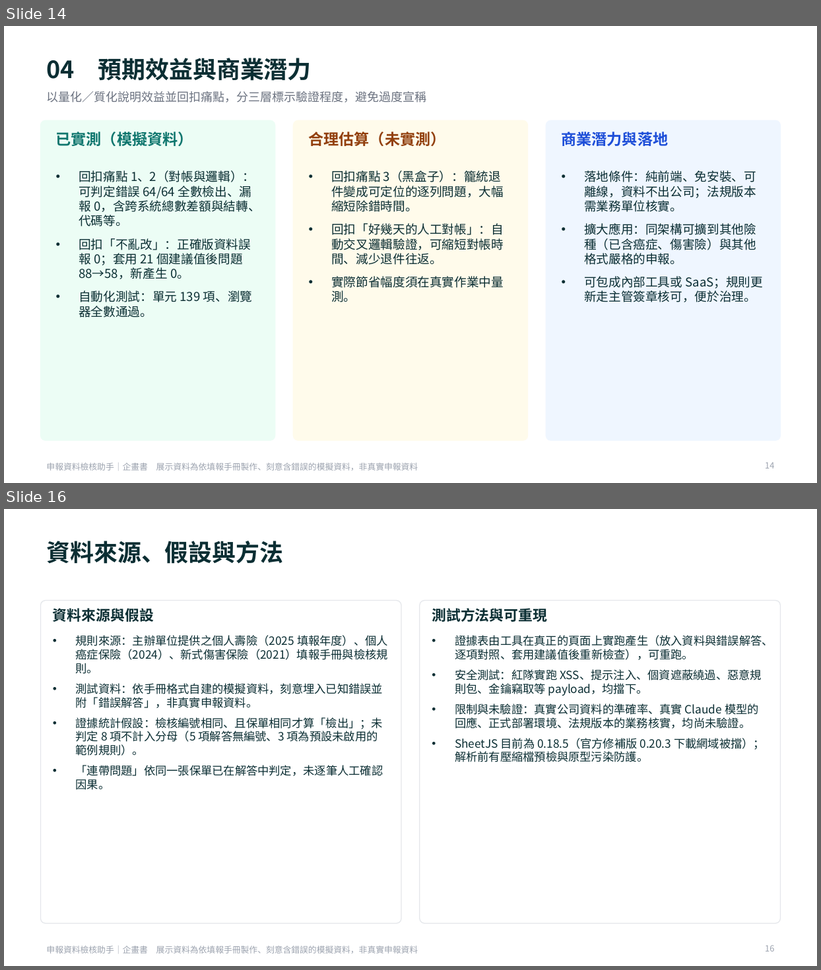
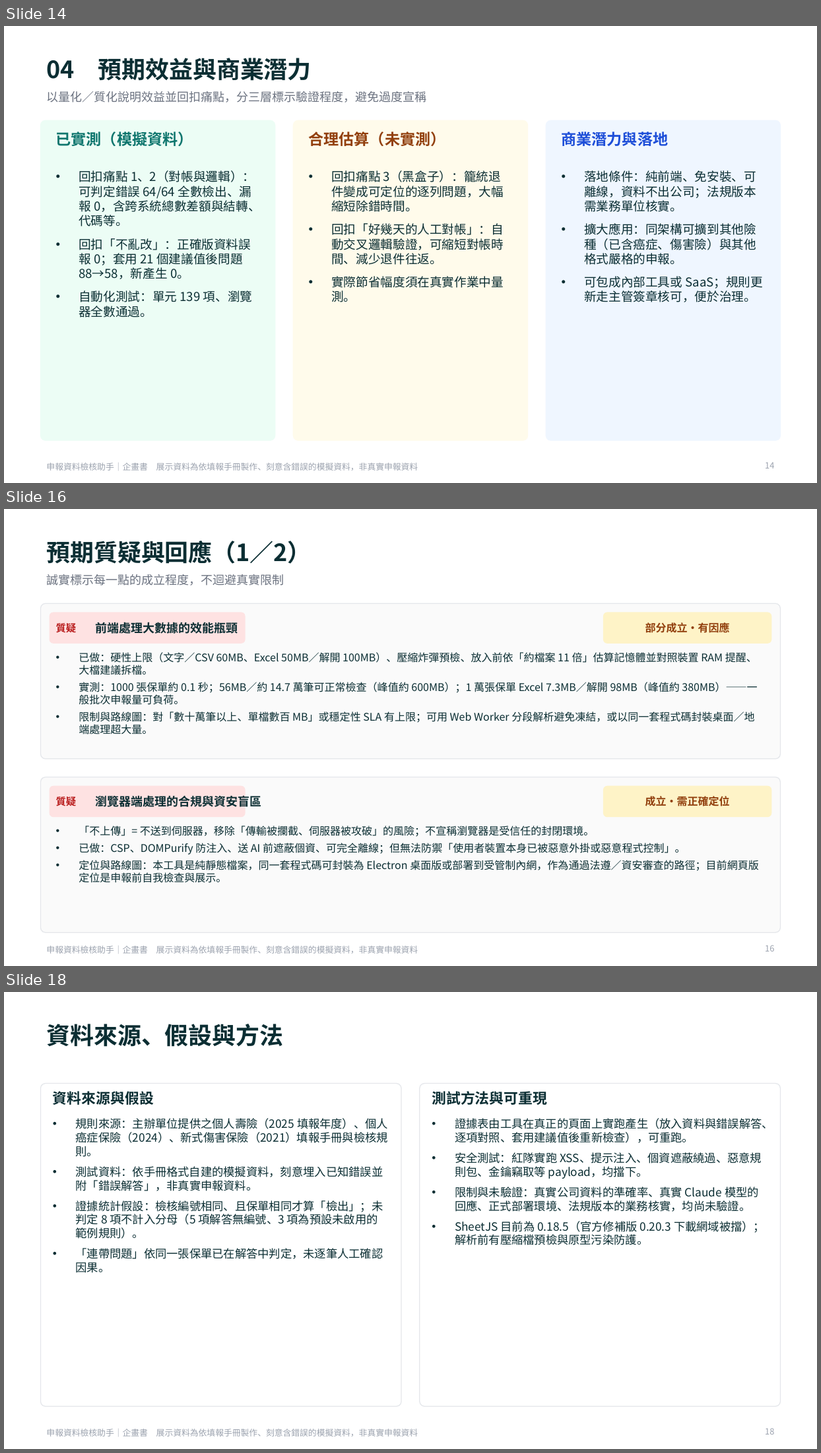
Before and after one commit to p7w97cjtdf-dot/-, a slide deck: docs/evidence/proposal.pptx. Shown one above the other, each under a label of ours: slides 14 and 16 before the commit, slides 14, 16 and 18 after it; the slides between them are not shown. The pictures are 821x970 and 821x1453 pixels, drawn with LibreOffice and Linux fonts; fonts in the diff are those of the drawing. Boxes give left, top, right and bottom in pixels: in the first picture for what was removed or moved away, otherwise in the second. Text is boxed around its words. In the diff, an @@ line names an element or a change of style, - is before the commit and + after.

```diff
--- a/docs/evidence/proposal.pptx
+++ b/docs/evidence/proposal.pptx
@@ slide 16 added at bbox=[4, 509, 817, 966], background #FFFFFF; not listed: 1 template element that a slide beside it also shows @@
@@ title added at bbox=[47, 541, 312, 564], 28 pt, text #0B2E33, bold @@
+預期質疑與回應（1／2）
@@ text added at bbox=[47, 574, 284, 586], 14 pt, text #6B7280 @@
+誠實標示每一點的成立程度，不迴避真實限制
@@ rounded rectangle added at bbox=[40, 603, 781, 759], fill #FAFAFA, outline #E5E7EB 1 pt @@
@@ rounded rectangle added at bbox=[50, 613, 245, 643], fill #FEE2E2, outline #FEE2E2 1 pt @@
@@ text added at bbox=[56, 621, 77, 634], 12 pt, text #B91C1C, bold @@
+質疑
@@ text added at bbox=[96, 623, 238, 634], 14 pt, text #0B2E33, bold @@
+前端處理大數據的效能瓶頸
@@ rounded rectangle added at bbox=[604, 613, 772, 643], fill #FEF3C7, outline #FEF3C7 1 pt @@
@@ text added at bbox=[646, 623, 730, 633], 12.5 pt, text #92400E, bold @@
+部分成立・有因應
@@ text added at bbox=[79, 652, 757, 735], 12.5 pt, text #0B2E33 @@
+• 已做：硬性上限（文字／CSV 60MB、Excel 50MB／解開 100MB）、壓縮炸彈預檢、放入前依「約檔案 11 倍」估算記憶體並對照裝置 RAM 提醒、大檔建議拆檔。
+• 實測：1000 張保單約 0.1 秒；56MB／約 14.7 萬筆可正常檢查（峰值約 600MB）；1 萬張保單 Excel 7.3MB／解開 98MB（峰值約 380MB）——一般批次申報量可負荷。
+• 限制與路線圖：對「數十萬筆以上、單檔數百 MB」或穩定性 SLA 有上限；可用 Web Worker 分段解析避免凍結，或以同一套程式碼封裝桌面／地端處理超大量。
@@ rounded rectangle added at bbox=[40, 778, 781, 933], fill #FAFAFA, outline #E5E7EB 1 pt @@
@@ rounded rectangle added at bbox=[50, 787, 245, 817], fill #FEE2E2, outline #FEE2E2 1 pt @@
@@ text added at bbox=[56, 795, 77, 809], 12 pt, text #B91C1C, bold @@
+質疑
@@ text added at bbox=[96, 795, 262, 807], 14 pt, text #0B2E33, bold @@
+瀏覽器端處理的合規與資安盲區
@@ rounded rectangle added at bbox=[604, 787, 772, 817], fill #FEF3C7, outline #FEF3C7 1 pt @@
@@ text added at bbox=[646, 796, 730, 807], 12.5 pt, text #92400E, bold @@
+成立・需正確定位
@@ text added at bbox=[79, 826, 759, 883], 12.5 pt, text #0B2E33 @@
+• 「不上傳」= 不送到伺服器，移除「傳輸被攔截、伺服器被攻破」的風險；不宣稱瀏覽器是受信任的封閉環境。
+• 已做：CSP、DOMPurify 防注入、送 AI 前遮蔽個資、可完全離線；但無法防禦「使用者裝置本身已被惡意外掛或惡意程式控制」。
+• 定位與路線圖：本工具是純靜態檔案，同一套程式碼可封裝為 Electron 桌面版或部署到受管制內網，作為通過法遵／資安審查的路徑；目前網頁版定位是申報前自我檢查與展示。
@@ page number added at bbox=[765, 945, 774, 952], 10 pt, text #9CA3AF @@
+16
@@ what was slide 16 is now slide 18 @@
@@ page number at bbox=[765, 1428, 774, 1435]: text changed @@
-16
+18
```
Also in this commit, not shown: 1 slide changed, 1 other slide added, 1 other file.
